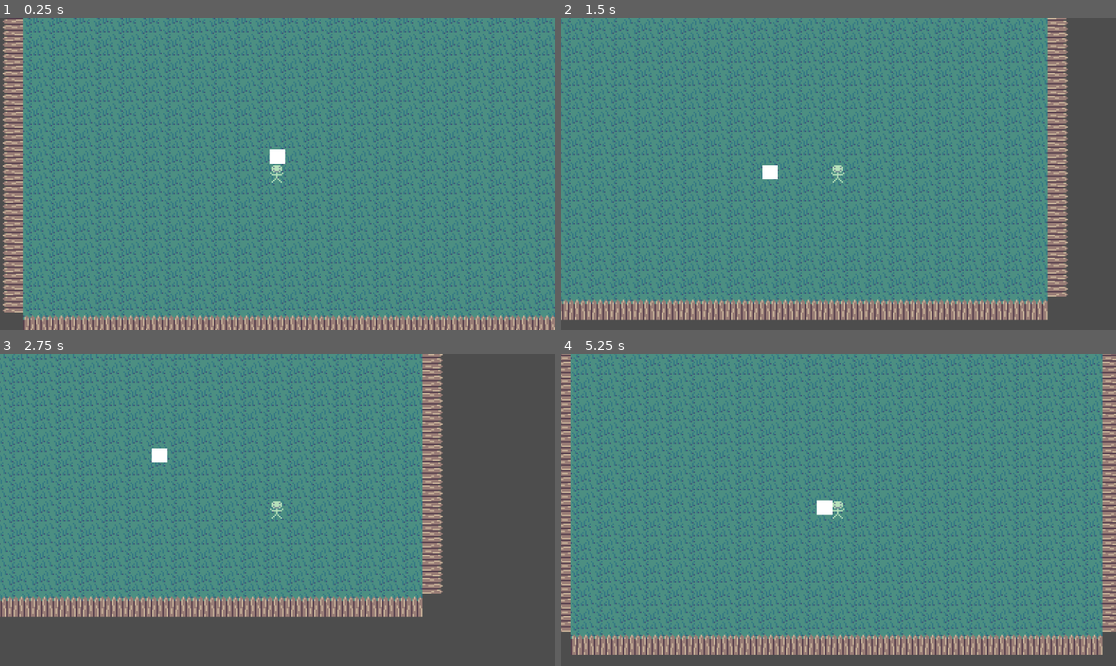
Above: before the commit, frames 1-4 (two rows, left to right).
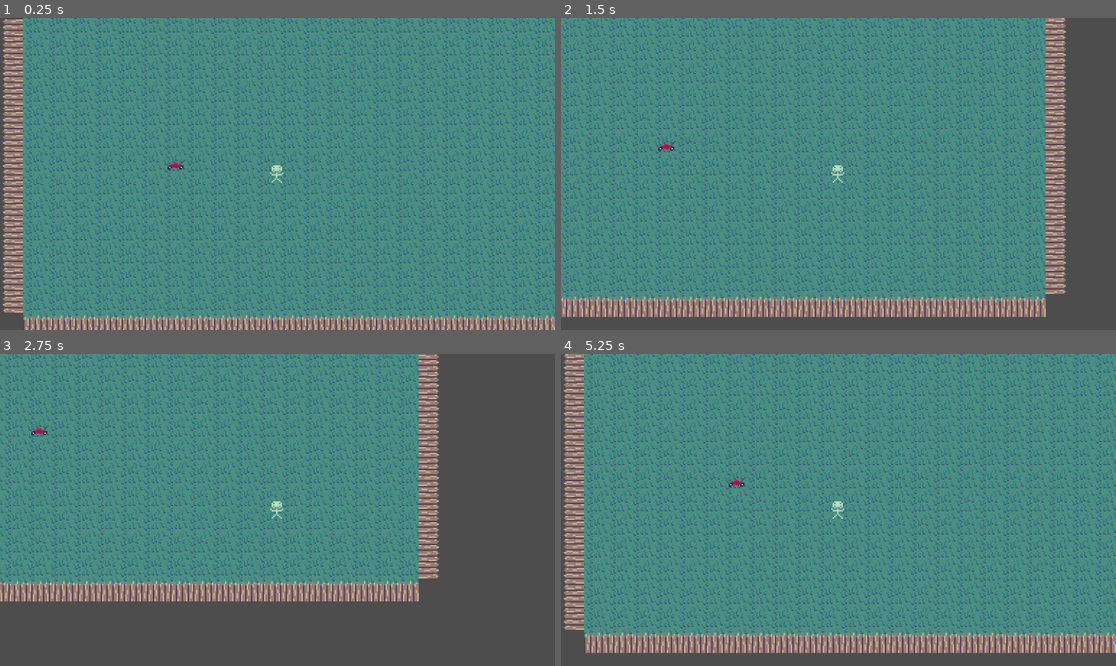
Above: after the commit, the same moments.

Repository: emersonds/Lifeless-Landscaper
Game: Godot game, scene res://Levels/Level1.tscn
Two runs of this game, one before a commit and one after it. Both use one fixed random seed, a clock stepped at 60 frames per second and the inputs below. Before the commit the project has no main scene; this scene is started directly in both runs.
Inputs:
- Up to frame 1 (0.25 s): no input
- Up to frame 2 (1.5 s): tap Enter at 0.5 s; hold D (move_right) 0.53-1.28 s; tap Space (toggle_mow) at 0.6, 1.35 s; hold S (move_down) from 1.28 s (still down)
- Up to frame 3 (2.75 s): release S (move_down) at 2.03 s; hold D (move_right) from 2.03 s (still down); tap Space (toggle_mow) at 2.1 s
- Up to frame 4 (5.25 s): release D (move_right) at 2.78 s; hold W (move_up) 2.78-3.53 s; tap Space (toggle_mow) every 0.75 s from 2.85 to 5.1 s; hold A (move_left) 3.53-5.03 s; hold S (move_down) from 5.03 s (still down)

The runs differ from the first frame. In frame 1, 0.2% of the frame differs, in the area x 30-52%, y 42-49%; in frame 2, 16%; in frame 3, 15%; in frame 4, 19%, in the area x 0-100%, y 0-97%.

Commit message:
Player can now use and the lawn mower!
- Player can now start mowing and stop mowing, which currently consists of holding onto the lawn mower and getting a speed penalty while you push it, then dropping it where you were last using it.
- The grass itself currently does not have mowing behavior. Will have to study more on tilemaps in Godot to figure out how to go about this...

Diff:
--- a/LifelessLandscaper/Levels/Level1.tscn
+++ b/LifelessLandscaper/Levels/Level1.tscn
@@ -1,7 +1,8 @@
-[gd_scene load_steps=5 format=3 uid="uid://bi7e7pklqipxq"]
+[gd_scene load_steps=6 format=3 uid="uid://bi7e7pklqipxq"]
 
 [ext_resource type="Texture2D" uid="uid://bl47yifpm7urm" path="res://Sprites/EnvironmentTiles.png" id="1_pbsh3"]
 [ext_resource type="PackedScene" uid="uid://1tjtsuptob5d" path="res://Objects/Player.tscn" id="2_pmy1d"]
+[ext_resource type="PackedScene" uid="uid://ccl7kkgp4ocvl" path="res://Objects/Mower.tscn" id="3_0rftn"]
 
 [sub_resource type="TileSetAtlasSource" id="TileSetAtlasSource_ykjlk"]
 texture = ExtResource("1_pbsh3")
@@ -59,3 +60,6 @@
 [node name="Player" parent="." instance=ExtResource("2_pmy1d")]
 move_speed = 65.0
 mower_offset = 10.0
+
+[node name="Mower" parent="." instance=ExtResource("3_0rftn")]
+position = Vector2(-70, -7)
--- /dev/null
+++ b/LifelessLandscaper/Objects/Mower.tscn
@@ -0,0 +1,19 @@
+[gd_scene load_steps=4 format=3 uid="uid://ccl7kkgp4ocvl"]
+
+[ext_resource type="Texture2D" uid="uid://b52ec4mylfkuo" path="res://Sprites/Mower.png" id="1_7inss"]
+[ext_resource type="Script" path="res://Scripts/Mower.gd" id="1_som2o"]
+
+[sub_resource type="RectangleShape2D" id="RectangleShape2D_8qhpl"]
+size = Vector2(9, 4)
+
+[node name="Mower" type="RigidBody2D" groups=["Mower"]]
+gravity_scale = 0.0
+lock_rotation = true
+script = ExtResource("1_som2o")
+
+[node name="Sprite" type="Sprite2D" parent="."]
+texture = ExtResource("1_7inss")
+
+[node name="CollisionShape2D" type="CollisionShape2D" parent="." groups=["Mower"]]
+position = Vector2(-0.5, 1)
+shape = SubResource("RectangleShape2D_8qhpl")
--- a/LifelessLandscaper/Objects/Player.tscn
+++ b/LifelessLandscaper/Objects/Player.tscn
@@ -6,22 +6,24 @@
 [sub_resource type="RectangleShape2D" id="RectangleShape2D_8f2iq"]
 size = Vector2(7, 12)
 
-[sub_resource type="BoxMesh" id="BoxMesh_b05ly"]
+[sub_resource type="CircleShape2D" id="CircleShape2D_ki2mq"]
+radius = 20.0
 
-[node name="Player" type="CharacterBody2D"]
+[node name="Player" type="CharacterBody2D" groups=["Player"]]
 script = ExtResource("1_5gi0u")
 
 [node name="Sprite" type="Sprite2D" parent="."]
+z_index = 1
 texture = ExtResource("2_tajaq")
 
-[node name="CollisionShape2D" type="CollisionShape2D" parent="."]
+[node name="Hitbox" type="CollisionShape2D" parent="."]
 position = Vector2(-0.5, 0)
 shape = SubResource("RectangleShape2D_8f2iq")
 
 [node name="Camera2D" type="Camera2D" parent="."]
 zoom = Vector2(3, 3)
 
-[node name="ExampleMesh" type="MeshInstance2D" parent="."]
-position = Vector2(0, -12)
-scale = Vector2(10.75, 9.75)
-mesh = SubResource("BoxMesh_b05ly")
+[node name="MowerRange" type="Area2D" parent="."]
+
+[node name="TriggerArea" type="CollisionShape2D" parent="MowerRange"]
+shape = SubResource("CircleShape2D_ki2mq")
--- /dev/null
+++ b/LifelessLandscaper/Scripts/Mower.gd
@@ -0,0 +1,8 @@
+extends RigidBody2D
+
+#func equip():
+#	if get_node("/root/Main/Player"):
+#		get_node("/root/Main").remove_child(self)
+#		get_node("/root/Main/Player").add_child(self)
+#		for child in get_node("/root/Main/Player").get_children():
+#			print(child)
--- a/LifelessLandscaper/Scripts/Player.gd
+++ b/LifelessLandscaper/Scripts/Player.gd
@@ -1,13 +1,13 @@
 extends CharacterBody2D
 
 @export var move_speed: float = 50.0
-@export var mow_speed_multiplier: float = 0.75
+@export var mow_speed_multiplier: float = 0.60
 @export var mower_offset: float = 12.0
 
-var is_mowing: bool = true
+var mower: Node
+var is_mowing: bool = false
 var mower_pos: Vector2
 
-@onready var mower_object = $ExampleMesh
 
 # Called every frame
 func _process(delta):
@@ -26,11 +26,10 @@
 	if is_mowing:
 		velocity *= mow_speed_multiplier
 
-		if is_instance_valid(mower_object):
+		if is_instance_valid(mower):
 			if dir != Vector2.ZERO:
-				mower_object.position = dir * mower_offset
-				mower_pos = mower_object.global_position
-				print(mower_pos)
+				mower.position = dir * mower_offset
+				mower_pos = mower.global_position
 
 	# Move player
 	move_and_slide()
@@ -38,10 +37,22 @@
 # Check if player starts mowing.
 func CheckMowing():
 	if Input.is_action_just_pressed("toggle_mow"):
-		is_mowing = not is_mowing
-
-		if is_mowing == false:
-			if is_instance_valid(mower_object):
-				remove_child(mower_object)
-				get_node("/root").add_child(mower_object)
-				get_node("/root/ExampleMesh").set_global_position(mower_pos)
+		# If not mowing, equip the mower
+		if not is_mowing:
+			for body in $MowerRange.get_overlapping_bodies():
+				if body.is_in_group("Mower"):
+					mower = body
+					mower.get_parent().remove_child(mower)
+					self.add_child(mower)
+					mower.global_position = self.global_position
+					mower.get_node("CollisionShape2D").disabled = true
+					is_mowing = true
+		# If mowing, drop the mower
+		else:
+			if is_instance_valid(mower):
+				remove_child(mower)
+				get_node("/root").add_child(mower)
+				mower.set_global_position(mower_pos)
+				mower.get_node("CollisionShape2D").disabled = false
+				mower = null
+				is_mowing = false
--- a/LifelessLandscaper/project.godot
+++ b/LifelessLandscaper/project.godot
@@ -11,6 +11,7 @@
 [application]
 
 config/name="LifelessLandscaper"
+run/main_scene="res://Levels/Level1.tscn"
 config/features=PackedStringArray("4.1", "Forward Plus")
 config/icon="res://icon.svg"
 
Binary file added: LifelessLandscaper/Sprites/Mower.png
Not shown, added: LifelessLandscaper/Sprites/Mower.png.import
